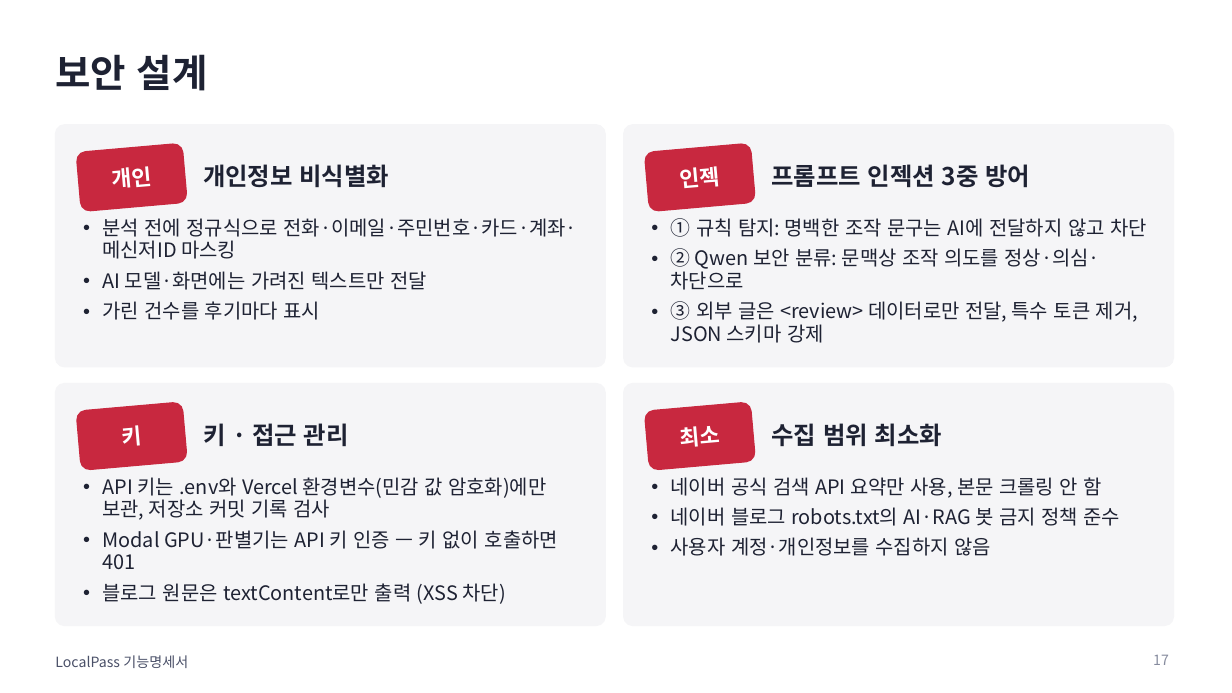
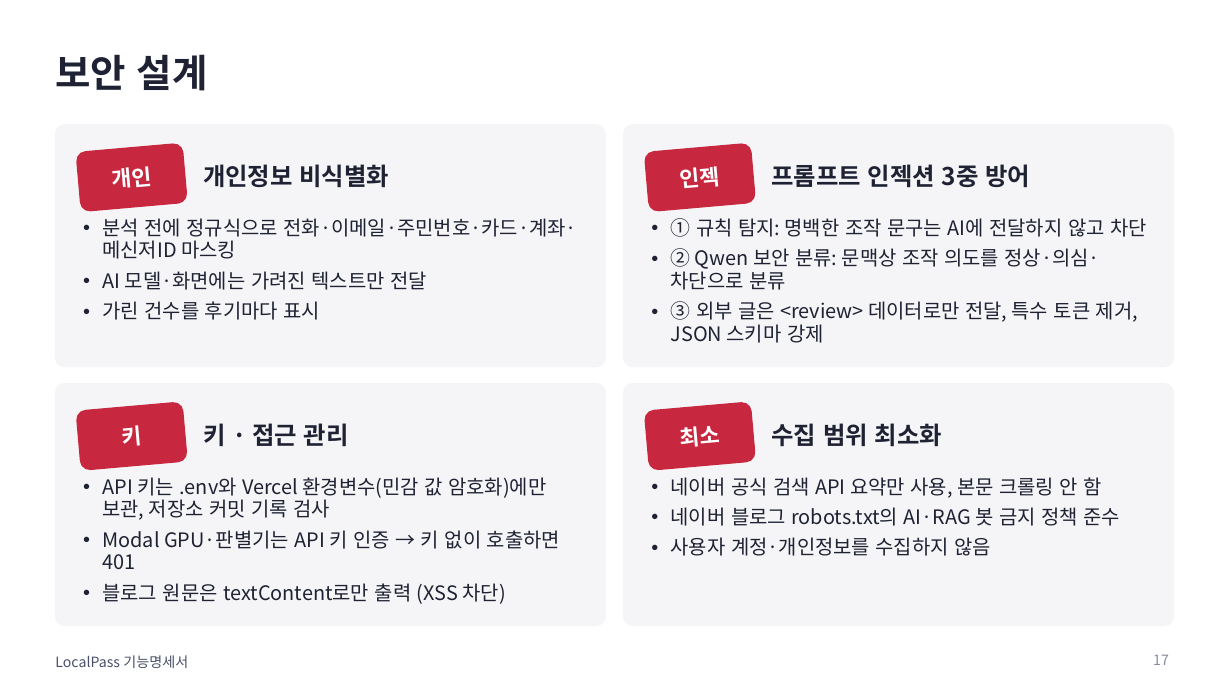
Before and after one commit to 55wind/localpass, a slide deck: slide 17 of docs/LocalPass_기능명세서.pptx. Drawn at 1232x693 pixels with LibreOffice and Linux fonts; fonts in the diff are those of the drawing. Boxes give left, top, right and bottom in pixels: in the first picture for what was removed or moved away, otherwise in the second. Text is boxed around its words. In the diff, an @@ line names an element or a change of style, - is before the commit and + after.

```diff
--- a/docs/LocalPass_기능명세서.pptx
+++ b/docs/LocalPass_기능명세서.pptx
@@ text at box(671, 248, 1100, 290): text changed @@
-• ② Qwen 보안 분류: 문맥상 조작 의도를 정상·의심·차단으로
+• ② Qwen 보안 분류: 문맥상 조작 의도를 정상·의심·차단으로 분류
@@ text at box(102, 530, 560, 570): text changed @@
-• Modal GPU·판별기는 API 키 인증 — 키 없이 호출하면 401
+• Modal GPU·판별기는 API 키 인증 → 키 없이 호출하면 401
```
Also in this commit, not shown: 12 other slides changed, 6 other files.
